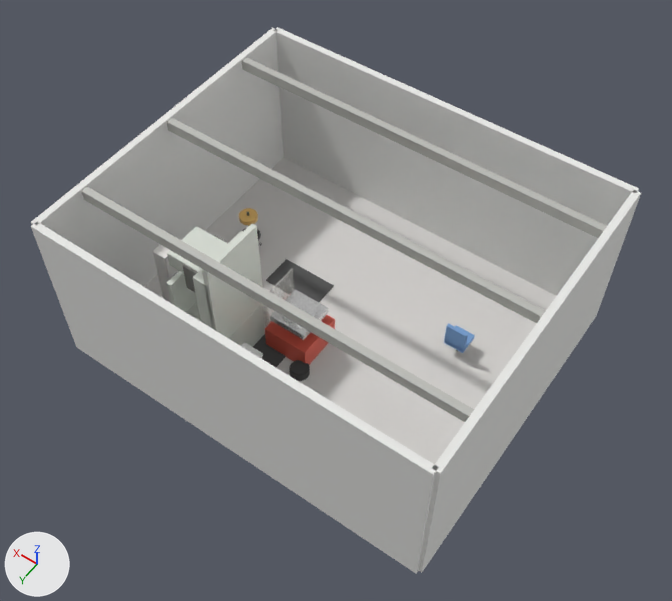
The Blender file blend/99fa5c25e1.blend as it was, and as the next commit left it.
One viewpoint serves both versions: a 50 mm lens placed at (-7.23, 10.25, 17.11), pointed at (-0.19, 0.4, 1.62). The lights are fixed; the arrows at lower left show +X, +Y and +Z. The picture after the commit comes second.

Objects in the first picture: 'Beam_0', 'Beam_1', 'Beam_2', 'CNC_BackPanel', 'CNC_Base', 'Floor', 'Mat_2', 'OChair_Back', 'OChair_Seat', 'Red_Base', 'Red_Door', 'Red_TableBase', 'Red_TableTop', 'Wall_Back', 'Wall_Front', 'Wall_Left', 'Wall_Right' and 10 more.
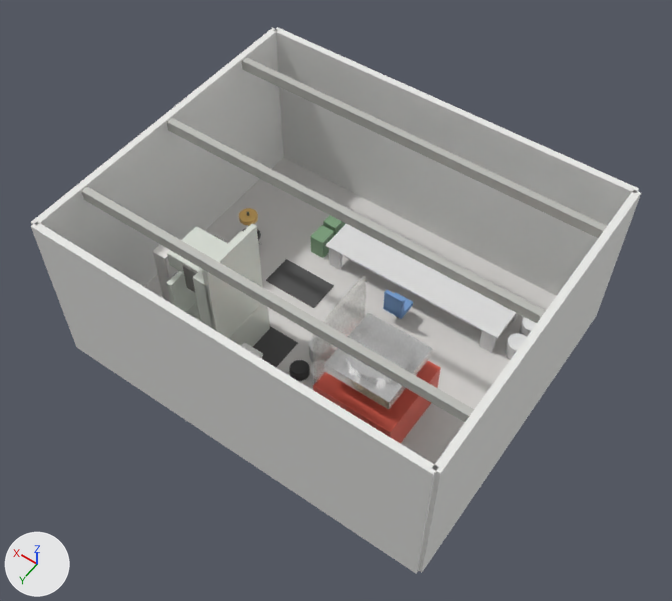
Commit message: Refine Blender Scene 99fa5c25e1

Where the change shows, as pixel boxes (x1, y1, x2, y2) in the pictures (672 x 601 px):
'OChair_Table_Top', added
    after: (325, 224, 516, 339)
'Red_Base', moved, rescaled
    before: (265, 315, 335, 365)
    after: (313, 361, 441, 444)
'Red_TableBase', moved, rescaled (85% wider, 88% taller)
    before: (270, 289, 328, 340)
    after: (324, 313, 432, 410)
'Red_TableTop', moved, rescaled (86% wider, 91% taller)
    before: (282, 295, 317, 326)
    after: (346, 324, 412, 384)
'Red_Door', moved, rescaled (72% wider, 82% taller)
    before: (263, 269, 294, 328)
    after: (313, 276, 367, 384)
'OChair_Back', moved
    before: (444, 323, 468, 350)
    after: (384, 290, 405, 317)
'trashbin_2', added
    after: (310, 225, 334, 258)
'OChair_Seat', moved
    before: (444, 325, 475, 353)
    after: (383, 292, 413, 319)
'Cylinder.003', added
    after: (505, 333, 527, 360)
'trashbin_1', added
    after: (323, 215, 346, 236)
'OChair_Table_Leg_LB', added
    after: (479, 331, 496, 352)
'OChair_Table_Leg_RB', added
    after: (329, 248, 343, 270)
'Cylinder.002', added
    after: (519, 317, 537, 337)

The change in detail:
Mesh me_cylinder_019 is new.
It is a 32-sided cylinder along z spanning x -0.24..0.24, y -0.232..0.232, z -0.225..0.225.
Mesh me_cube_055 is new.
It is a box spanning x -1.0..1.0, y -1.0..1.0, z -1.0..1.0.
It uses material mat_greencabinet (greyish green #81a681).
Mesh me_cube_054 is new.
It is a box spanning x -1.0..1.0, y -1.0..1.0, z -1.0..1.0.
It uses material mat_greencabinet (greyish green #81a681).
Mesh me_cube_052 is new.
It is a box spanning x -1.0..1.0, y -1.0..1.0, z -1.0..1.0.
Mesh me_cube_050 is new.
It is a box spanning x -1.0..1.0, y -1.0..1.0, z -1.0..1.0.
Mesh me_cube is new.
It is a box spanning x -1.0..1.0, y -1.0..1.0, z -1.0..1.0.
Object 'Red_Base' (ob_red_base) moves from (0.5, 0.8, 0.35) to (-1.82, 1.24, 0.6).
Object 'Red_Base' (ob_red_base) is rescaled from (0.55, 0.55, 0.35) to (0.936, 0.936, 0.595).
Object 'Red_TableBase' (ob_red_tablebase) moves from (0.5, 0.8, 1.05) to (-1.82, 1.24, 1.79).
Object 'Red_TableBase' (ob_red_tablebase) is rescaled from (0.45, 0.45, 0.08) to (0.766, 0.766, 0.136).
Object 'Red_TableTop' (ob_red_tabletop) moves from (0.5, 0.8, 1.18) to (-1.82, 1.24, 2.01).
Object 'Red_TableTop' (ob_red_tabletop) is rescaled from (0.38, 0.38, 0.06) to (0.647, 0.647, 0.102).
Object 'Red_Door' (ob_red_door) moves from (1.05, 0.8, 1.0) to (-0.88, 1.24, 1.7).
Object 'Red_Door' (ob_red_door) is rescaled from (0.02, 0.5, 0.7) to (0.034, 0.851, 1.19).
Object 'OChair_Seat' (ob_ochair_seat) moves from (-2.5, -1.0, 0.52) to (-0.91, -1.0, 0.52).
Object 'OChair_Back' (ob_ochair_back) moves from (-2.5, -0.8, 0.8) to (-0.91, -0.8, 0.8).
Object 'Cylinder' (ob_cylinder) is new; it shows me_cylinder_019.
Its location is (-0.11, 0.89, 0.28).
Object 'Cylinder.003' (ob_cylinder_003) is new; it shows a copy of me_cylinder_019.
Its location is (-3.6, -1.69, 0.29).
Object 'Cylinder.002' (ob_cylinder_002) is new; it shows a copy of me_cylinder_019.
Its location is (-3.6, -2.33, 0.29).
Object 'trashbin_2' (ob_trashbin_2) is new; it shows me_cube_055.
Its location is (1.7, -1.68, 0.35).
Its scale is (0.182, 0.23, 0.277).
Object 'trashbin_1' (ob_trashbin_1) is new; it shows me_cube_054.
Its location is (1.73, -2.24, 0.35).
Its scale is (0.182, 0.23, 0.277).
Object 'OChair_Table_Leg_LB' (ob_ochair_table_leg_lb) is new; it shows me_cube_052.
Its location is (-2.98, -1.45, 0.36).
Its scale is (0.153, 0.061, 0.342).
Object 'OChair_Table_Leg_RB' (ob_ochair_table_leg_rb) is new; it shows me_cube_050.
Its location is (1.14, -1.45, 0.36).
Its scale is (0.153, 0.061, 0.342).
Object 'OChair_Table_Top' (ob_ochair_table_top) is new; it shows me_cube.
Its location is (-0.92, -1.97, 0.72).
Its scale is (2.29, 0.61, 0.0193).
